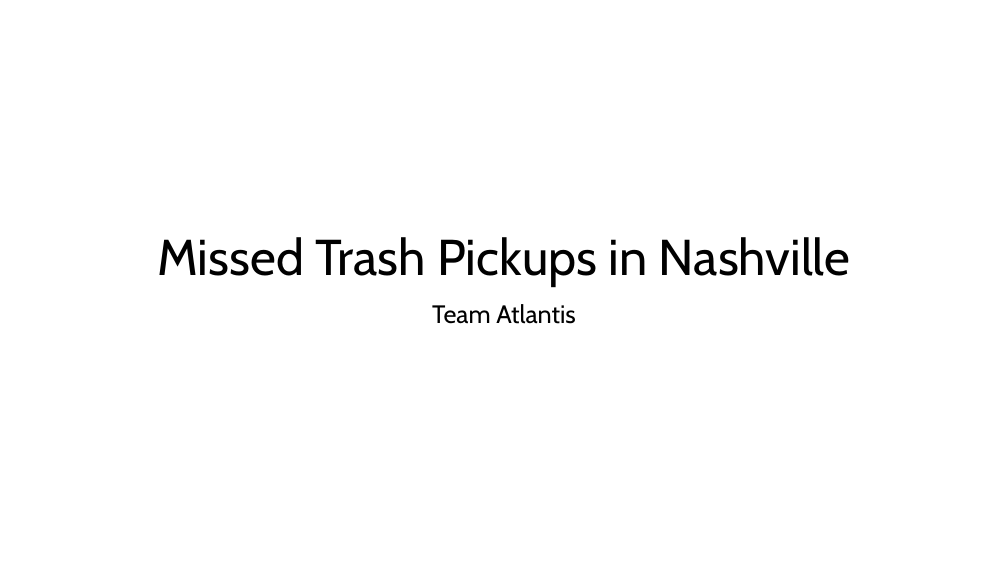
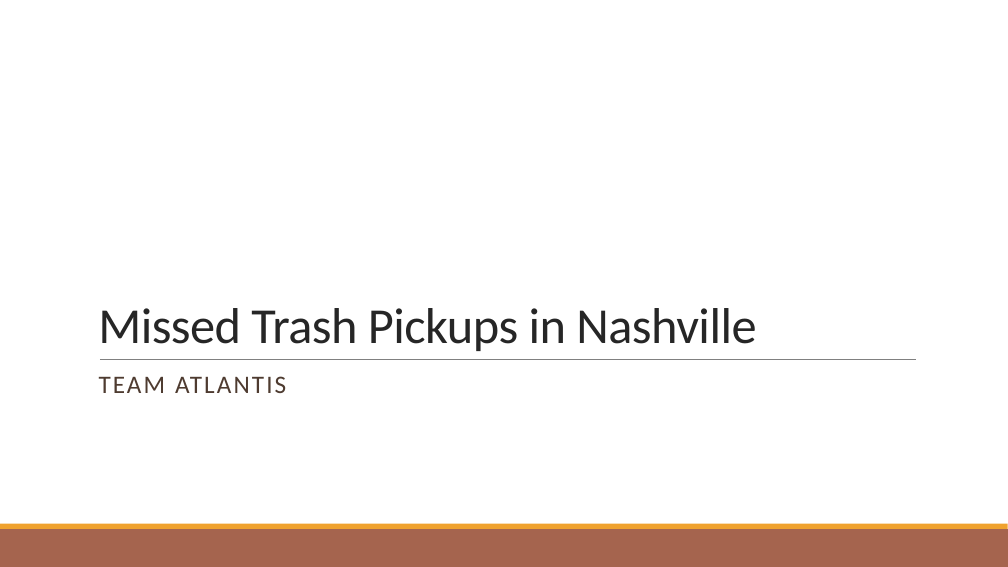
Before and after one commit to NSS-Full-Time-Data-Analytics-17/trash-haulers-atlantis, a slide deck: slide 1 of slides_rme.pptx. Drawn at 1008x567 pixels with LibreOffice and Linux fonts; fonts in the diff are those of the drawing. Boxes give left, top, right and bottom in pixels: in the first picture for what was removed or moved away, otherwise in the second. Text is boxed around its words. In the diff, an @@ line names an element or a change of style, - is before the commit and + after.

```diff
--- a/slides_rme.pptx
+++ b/slides_rme.pptx
@@ title "Missed Trash Pickups in Nashville": place and size @@
-title "Missed Trash Pickups in Nashville" at (157, 237, 850, 286)
+title "Missed Trash Pickups in Nashville" at (98, 308, 756, 351)
@@ title "Missed Trash Pickups in Nashville" at (98, 308, 756, 351): font Cabin to Calibri, text colour #000000 to #262626, letter spacing 0 to -0.5 pt; alignment centre to left; line spacing 0.9 to 0.85 @@
@@ line added from (100, 359) to (917, 359), #808080 0.5 pt @@
@@ subtitle at (99, 376, 286, 393): text changed; font Cabin to Calibri; text colour #000000 to #4E3B30 @@
-Team Atlantis
+TEAM ATLANTIS
@@ rectangle added at (0, 529, 1008, 567), fill #A5644E @@
@@ rectangle added at (0, 524, 1008, 529), fill #F0A22E @@
```
Also in this commit, not shown: 9 other slides changed, 3 slides added, 1 other file.
